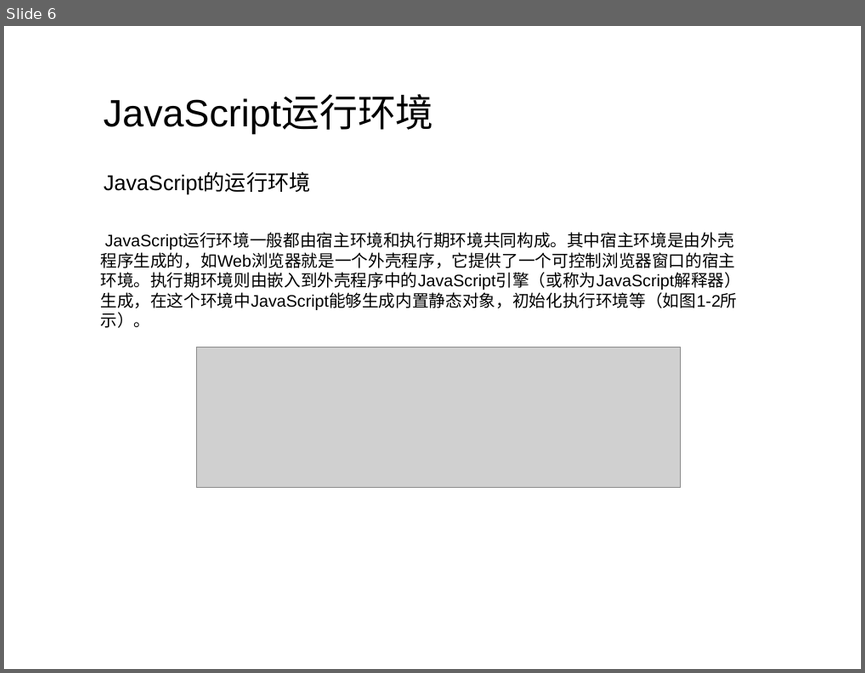
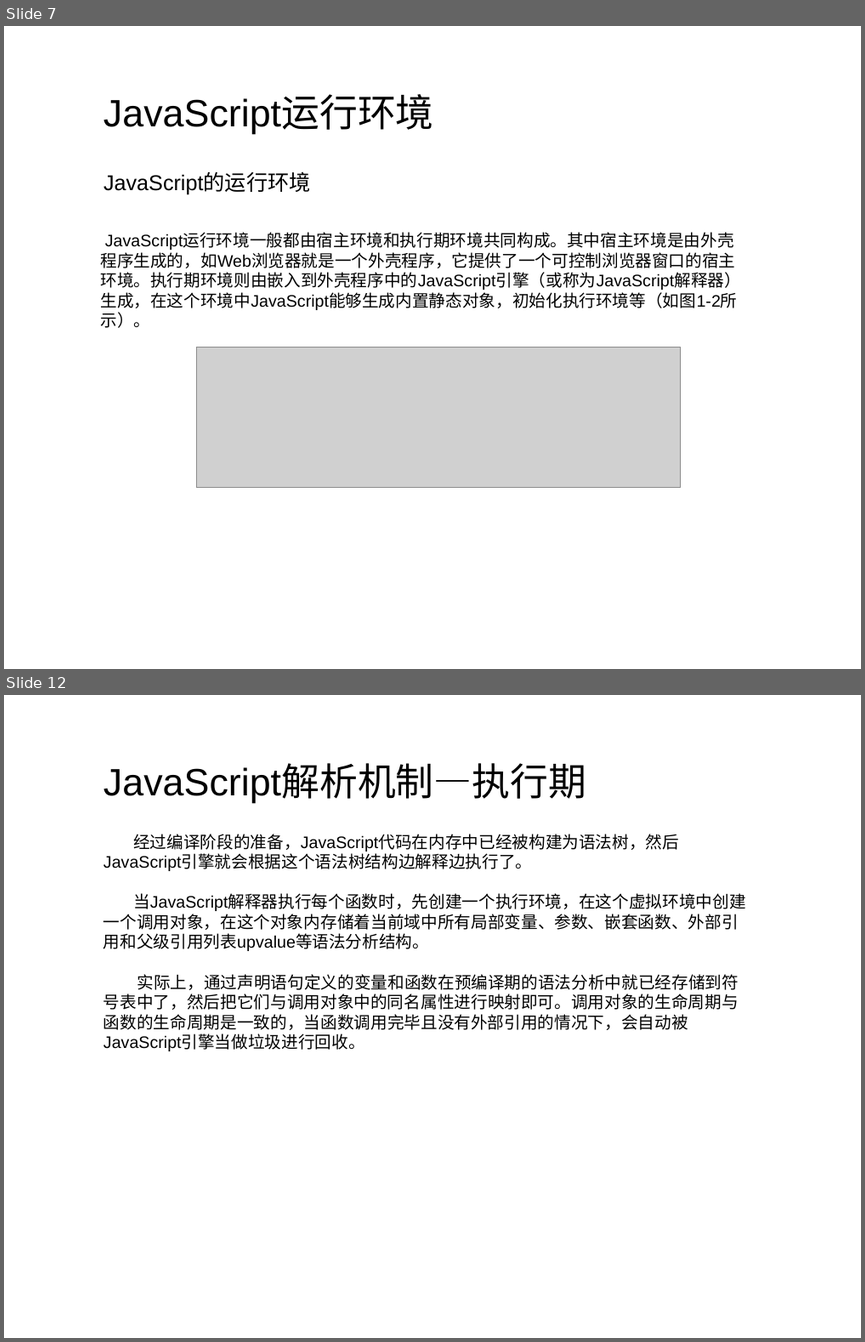
Before and after one commit to sysumiac/homework2014, a slide deck: Lecture4-JavaScript进阶之运行机制解析/ppt4002.pptx. Shown one above the other, each under a label of ours: slide 6 before the commit, slides 7 and 12 after it; the slides between them are not shown. The pictures are 865x673 and 865x1342 pixels, drawn with LibreOffice and Linux fonts; fonts in the diff are those of the drawing; grey boxes stand for pictures; background and template pictures are left out. Boxes give left, top, right and bottom in pixels: in the first picture for what was removed or moved away, otherwise in the second. Text is boxed around its words. In the diff, an @@ line names an element or a change of style, - is before the commit and + after.

```diff
--- a/Lecture4-JavaScript进阶之运行机制解析/ppt4002.pptx
+++ b/Lecture4-JavaScript进阶之运行机制解析/ppt4002.pptx
@@ slide 12 added at [4,695,861,1338], background picture (left out) @@
@@ text added at [103,766,586,803], 32 pt, text #000000 @@
+JavaScript解析机制—执行期
@@ text added at [103,834,746,1051], 14 pt, text #000000 @@
+经过编译阶段的准备，JavaScript代码在内存中已经被构建为语法树，然后JavaScript引擎就会根据这个语法树结构边解释边执行了。
+当JavaScript解释器执行每个函数时，先创建一个执行环境，在这个虚拟环境中创建一个调用对象，在这个对象内存储着当前域中所有局部变量、参数、嵌套函数、外部引用和父级引用列表upvalue等语法分析结构。
+实际上，通过声明语句定义的变量和函数在预编译期的语法分析中就已经存储到符号表中了，然后把它们与调用对象中的同名属性进行映射即可。调用对象的生命周期与函数的生命周期是一致的，当函数调用完毕且没有外部引用的情况下，会自动被JavaScript引擎当做垃圾进行回收。
@@ what was slide 6 is now slide 7 @@
```
Also in this commit, not shown: 3 slides changed, 4 other slides added, 1 other file.
